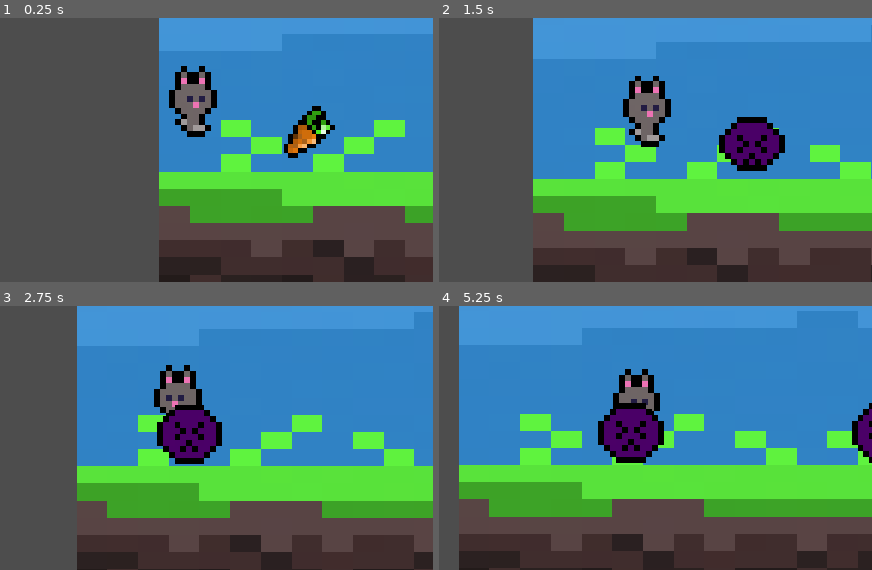
Above: before the commit, frames 1-4 (two rows, left to right).
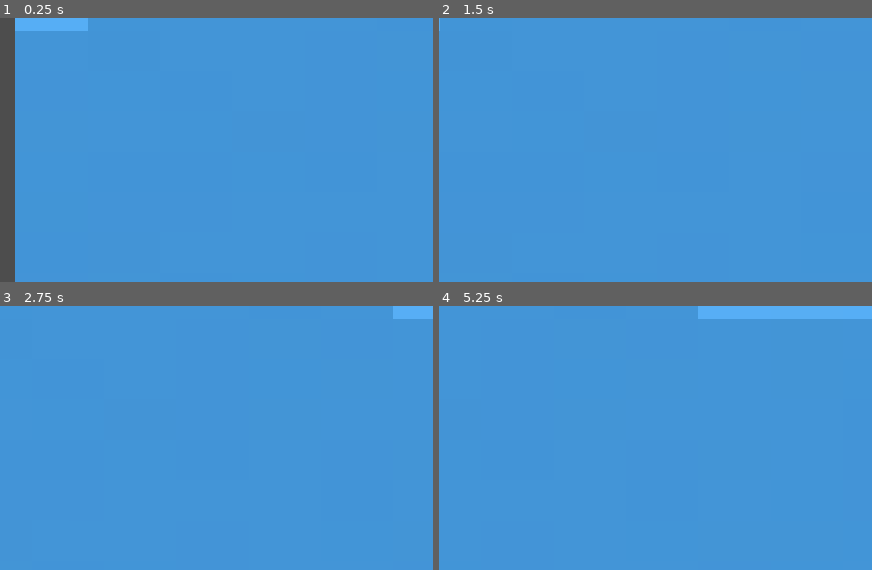
Above: after the commit, the same moments.

Repository: Snt8/hack-game
Game: Godot game, scene res://scenes/levels/test-world-scene.tscn
Two runs of this game, one before a commit and one after it. Both use one fixed random seed, a clock stepped at 60 frames per second and the inputs below. This scene is started directly instead of the project's main scene.
Inputs:
- Up to frame 1 (0.25 s): no input
- Up to frame 2 (1.5 s): hold D (movement-right) from 0.53 s (still down)
- Up to frame 3 (2.75 s): release D (movement-right) at 2.03 s; hold A (movement-left) from 2.03 s (still down)
- Up to frame 4 (5.25 s): release A (movement-left) at 2.78 s; hold D (movement-right) 2.78-4.28 s; hold A (movement-left) 4.28-5.03 s; hold D (movement-right) from 5.03 s (still down)

The runs differ from the first frame. In frame 1, 66% of the frame differs, in the area x 3-100%, y 0-100%; in frame 2, 59%; in frame 3, 58%; in frame 4, 53%.

Commit message:
feat(player): fijar la camara al jugador, disminuir el campo de vision y fijar limites para la camara

Diff:
--- a/scripts/player/player_movement.gd
+++ b/scripts/player/player_movement.gd
@@ -7,8 +7,9 @@
 @export var jump_force: float = -300.0
 
 @export_group("Camera Settings")
-@export var camera_zoom: Vector2 = Vector2(0.85, 0.85)
+@export var camera_zoom: Vector2 = Vector2(2, 2)
 @export var enable_smoothing: bool = true
+@export var camera_limits: Rect2 = Rect2(0, -336, 432, 608)
 
 @onready var animated_sprite: AnimatedSprite2D = $AnimatedSprite2D
 @onready var camera = $Camera2D
@@ -19,6 +20,10 @@
 	activate_camera()
 	camera.zoom = camera_zoom
 	camera.position_smoothing_enabled = enable_smoothing
+	camera.limit_left = int(camera_limits.position.x)
+	camera.limit_top = int(camera_limits.position.y)
+	camera.limit_right = int(camera_limits.end.x)
+	camera.limit_bottom = int(camera_limits.end.y)
 
 func activate_camera():
 	camera.enabled = true
